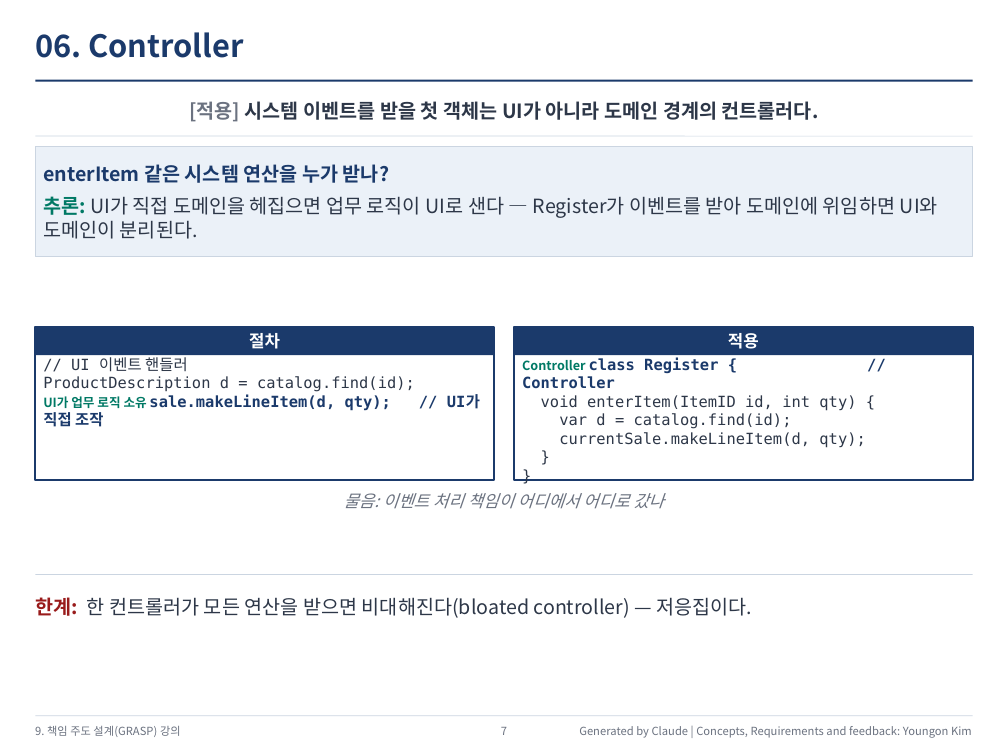
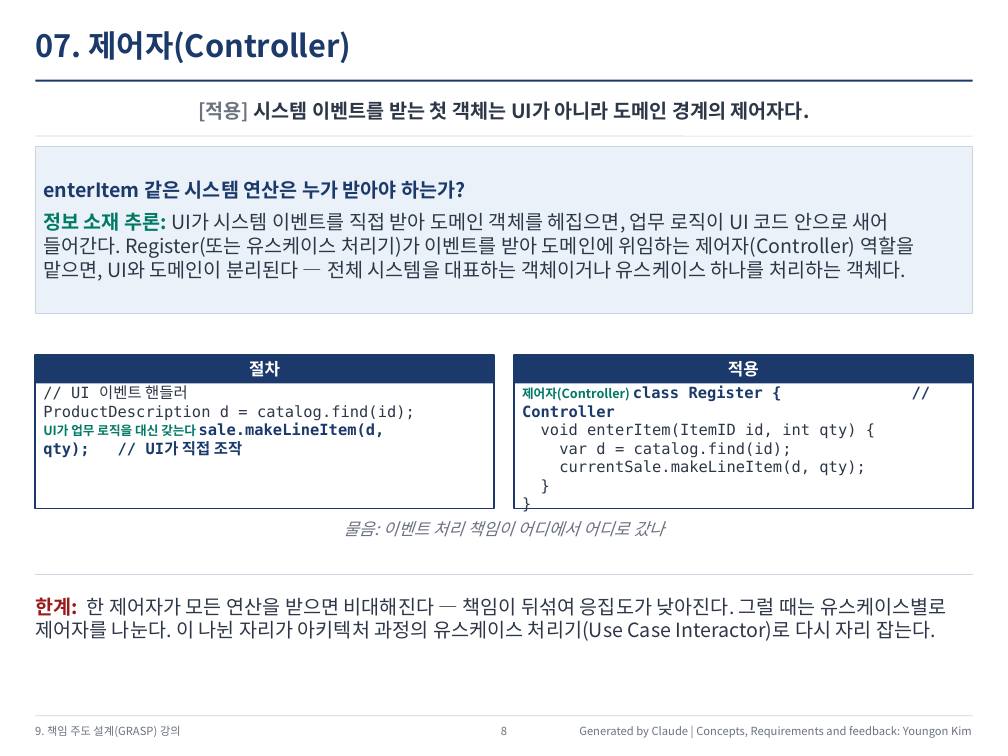
Before and after one commit to YoungSan77/TrainingMaterials, a slide deck: slide 8 of courses/ooad/out/Course_Session09_Output.pptx (slide 7 before the commit). Drawn at 1008x756 pixels with LibreOffice and Linux fonts; fonts in the diff are those of the drawing. Boxes give left, top, right and bottom in pixels: in the first picture for what was removed or moved away, otherwise in the second. Text is boxed around its words. In the diff, an @@ line names an element or a change of style, - is before the commit and + after.

```diff
--- a/courses/ooad/out/Course_Session09_Output.pptx
+++ b/courses/ooad/out/Course_Session09_Output.pptx
@@ text at (35,31,351,63): text changed @@
-06. Controller
+07. 제어자(Controller)
@@ text at (198,101,810,122): text changed @@
-[적용] 시스템 이벤트를 받을 첫 객체는 UI가 아니라 도메인 경계의 컨트롤러다.
+[적용] 시스템 이벤트를 받는 첫 객체는 UI가 아니라 도메인 경계의 제어자다.
@@ rectangle "enterItem 같은 시스템 연산은 누가 ...": place and size @@
-rectangle "enterItem 같은 시스템 연산은 누가 ..." at (35,146,973,257)
+rectangle "enterItem 같은 시스템 연산은 누가 ..." at (35,146,973,313)
@@ text in rectangle at (43,180,914,281): text changed @@
-enterItem 같은 시스템 연산을 누가 받나?
-추론: UI가 직접 도메인을 헤집으면 업무 로직이 UI로 샌다 — Register가 이벤트를 받아 도메인에 위임하면 UI와 도메인이 분리된다.
+enterItem 같은 시스템 연산은 누가 받아야 하는가?
+정보 소재 추론: UI가 시스템 이벤트를 직접 받아 도메인 객체를 헤집으면, 업무 로직이 UI 코드 안으로 새어 들어간다. Register(또는 유스케이스 처리기)가 이벤트를 받아 도메인에 위임하는 제어자(Controller) 역할을 맡으면, UI와 도메인이 분리된다 — 전체 시스템을 대표하는 객체이거나 유스케이스 하나를 처리하는 객체다.
@@ 4 rectangles, 3 texts: place and size @@
-4 rectangles, 3 texts at (35,327,973,509)
+4 rectangles, 3 texts at (35,355,973,537)
@@ text at (522,385,763,418): text changed @@
-Controller class Register { // Controller
+제어자(Controller) class Register { // Controller
@@ text at (43,422,385,458): text changed @@
-UI가 업무 로직 소유 sale.makeLineItem(d, qty); // UI가 직접 조작
+UI가 업무 로직을 대신 갖는다 sale.makeLineItem(d, qty); // UI가 직접 조작
@@ text at (35,597,947,641): text changed @@
-한계: 한 컨트롤러가 모든 연산을 받으면 비대해진다(bloated controller) — 저응집이다.
+한계: 한 제어자가 모든 연산을 받으면 비대해진다 — 책임이 뒤섞여 응집도가 낮아진다. 그럴 때는 유스케이스별로 제어자를 나눈다. 이 나뉜 자리가 아키텍처 과정의 유스케이스 처리기(Use Case Interactor)로 다시 자리 잡는다.
@@ text at (501,727,507,735): text changed @@
-7
+8
```
Also in this commit, not shown: 11 other slides changed, 1 slide added, 2 other files.
